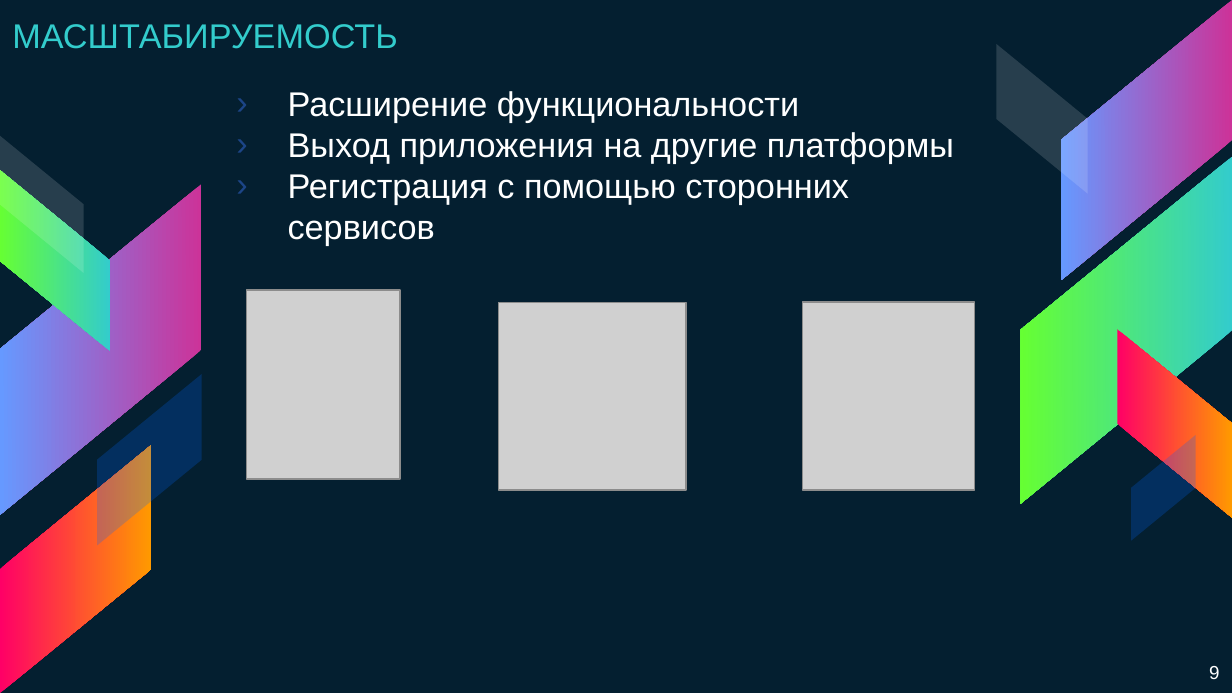
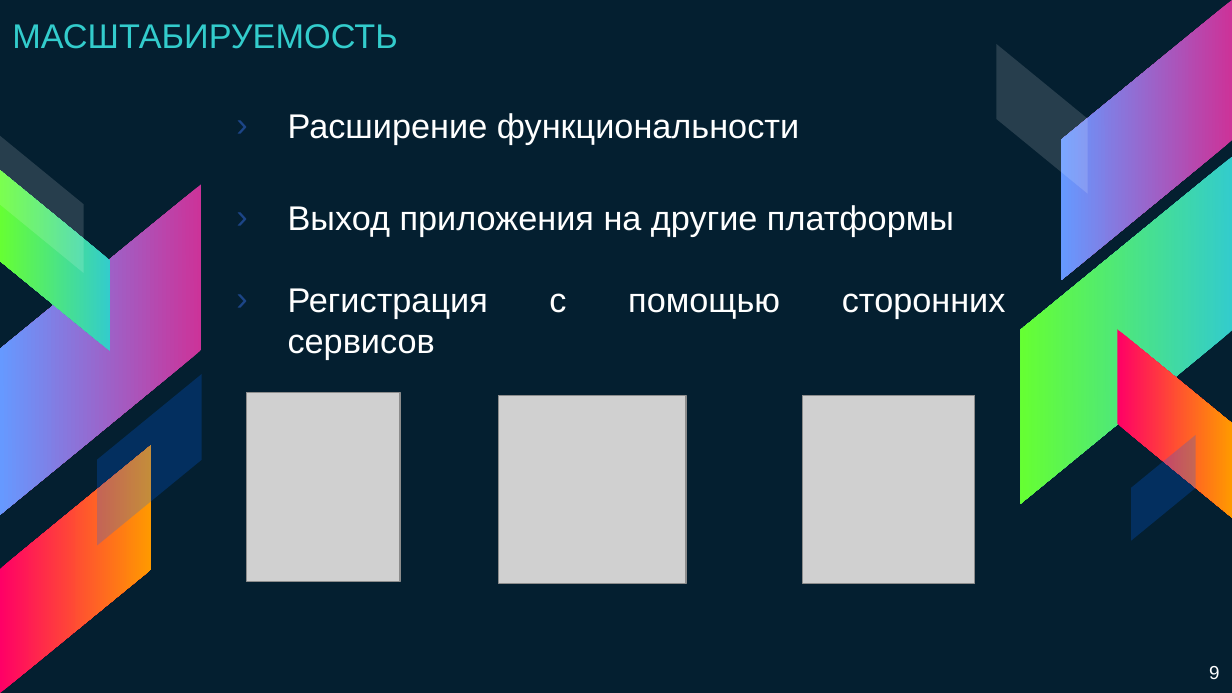
Before and after one commit to adonixis/MFC56, a slide deck: slide 9 of Презентация Выйти из IT.pptx. Drawn at 1232x693 pixels with LibreOffice and Linux fonts; fonts in the diff are those of the drawing; grey boxes stand for pictures. Boxes give left, top, right and bottom in pixels: in the first picture for what was removed or moved away, otherwise in the second. Text is boxed around its words. In the diff, an @@ line names an element or a change of style, - is before the commit and + after.

```diff
--- a/Презентация Выйти из IT.pptx
+++ b/Презентация Выйти из IT.pptx
@@ text "Расширение функциональности" moved from (x1=288, y1=91, x2=954, y2=246) to (x1=288, y1=113, x2=1006, y2=319) @@
@@ text "Расширение функциональности" at (x1=288, y1=113, x2=1006, y2=319): alignment left to justified @@
@@ picture moved from (x1=246, y1=290, x2=400, y2=478) to (x1=246, y1=392, x2=400, y2=580) @@
@@ picture moved from (x1=499, y1=303, x2=686, y2=490) to (x1=499, y1=395, x2=686, y2=583) @@
@@ picture moved from (x1=803, y1=302, x2=975, y2=490) to (x1=803, y1=395, x2=975, y2=584) @@
```
Also in this commit, not shown: 4 other slides changed, 1 slide added, 1 slide removed.
